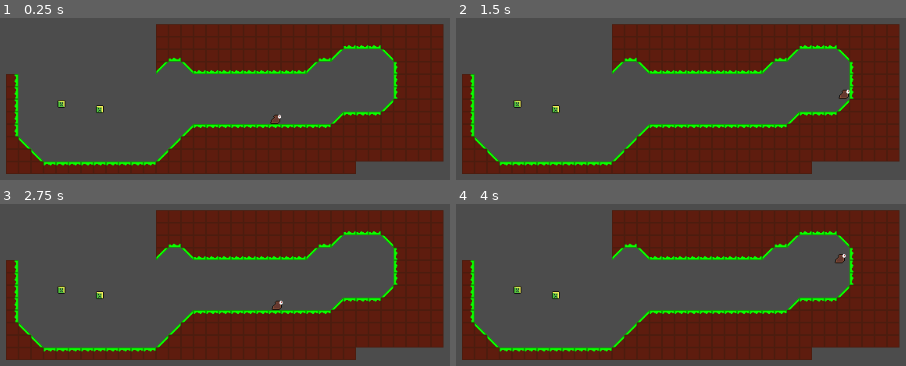
Above: before the commit, frames 1-4 (two rows, left to right).
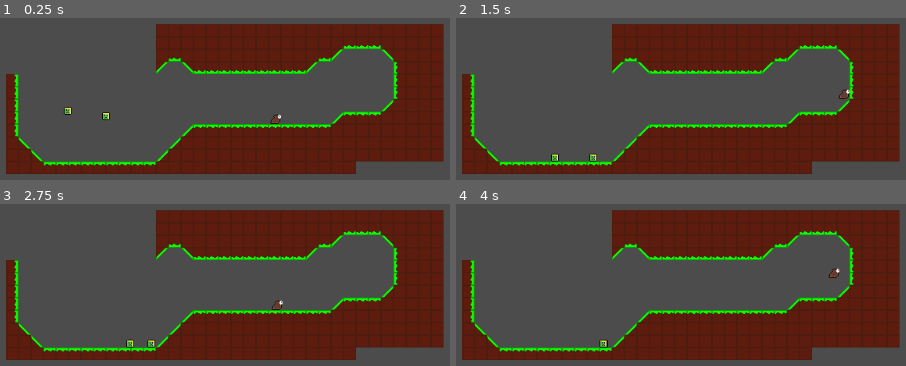
Above: after the commit, the same moments.

Repository: Shoter99/GameJamFirst
Game: Godot game, scene res://enviroment/level prefab/Level test.tscn
Same seed, same stepped clock (60 frames per second), same inputs: the game is played once before the commit and once after it.
Inputs (mouse positions are in pixels of both pictures, inside the frame that each line leads up to):
- Up to frame 1 (0.25 s): no input
- Up to frame 2 (1.5 s): move the mouse to (outside the picture) at 0.52 s; hold Right (move_right) from 0.53 s (still down); click (outside the picture) at 0.6 s; tap Space (jump) at 0.77 s; tap Enter at 1.25 s; move the mouse to (627, 120) at 1.27 s; tap Shift (Slide) at 1.35 s
- Up to frame 3 (2.75 s): tap Space (jump) at 1.52, 2 s; click (171, 306) at 1.55 s; move the mouse to (outside the picture) at 2.02 s; release Right (move_right) at 2.03 s; hold Left (move_left) from 2.03 s (still down); click (outside the picture) at 2.1 s
- Up to frame 4 (4 s): tap Enter at 2.75 s; move the mouse to (outside the picture) at 2.77 s; release Left (move_left) at 2.78 s; hold Right (move_right) from 2.78 s (still down); click (outside the picture) at 2.85 s; tap Space (jump) at 3.02, 3.77 s; move the mouse to (outside the picture) at 3.52 s; hold Shift (Slide) from 3.53 s (still down); click (outside the picture) at 3.8 s

The runs differ from the first frame. In frame 1, 0.3% of the frame differs, in the area x 12-25%, y 50-63%; in frame 2, 0.3%; in frame 3, 0.3%; in frame 4, 0.5%, in the area x 12-87%, y 30-89%.
Error before the commit: Parse Error: Unknown class: "Enemy" (res://entities/enemy/LeftRightEnemy.gd:1)

Commit message:
Update project.godot

Diff:
--- a/project.godot
+++ b/project.godot
@@ -9,6 +9,11 @@
 config_version=4
 
 _global_script_classes=[ {
+"base": "Entity",
+"class": "Enemy",
+"language": "GDScript",
+"path": "res://entities/enemy/Enemy.gd"
+}, {
 "base": "KinematicBody2D",
 "class": "Entity",
 "language": "GDScript",
@@ -20,6 +25,7 @@
 "path": "res://Player/MovementScript.gd"
 } ]
 _global_script_class_icons={
+"Enemy": "",
 "Entity": "",
 "Player": ""
 }
@@ -112,6 +118,11 @@
 , Object(InputEventKey,"resource_local_to_scene":false,"resource_name":"","device":0,"alt":false,"shift":false,"control":false,"meta":false,"command":false,"pressed":false,"scancode":16777232,"physical_scancode":0,"unicode":0,"echo":false,"script":null)
  ]
 }
+attack={
+"deadzone": 0.5,
+"events": [ Object(InputEventMouseButton,"resource_local_to_scene":false,"resource_name":"","device":0,"alt":false,"shift":false,"control":false,"meta":false,"command":false,"button_mask":0,"position":Vector2( 0, 0 ),"global_position":Vector2( 0, 0 ),"factor":1.0,"button_index":1,"pressed":false,"doubleclick":false,"script":null)
+ ]
+}
 
 [physics]
 
